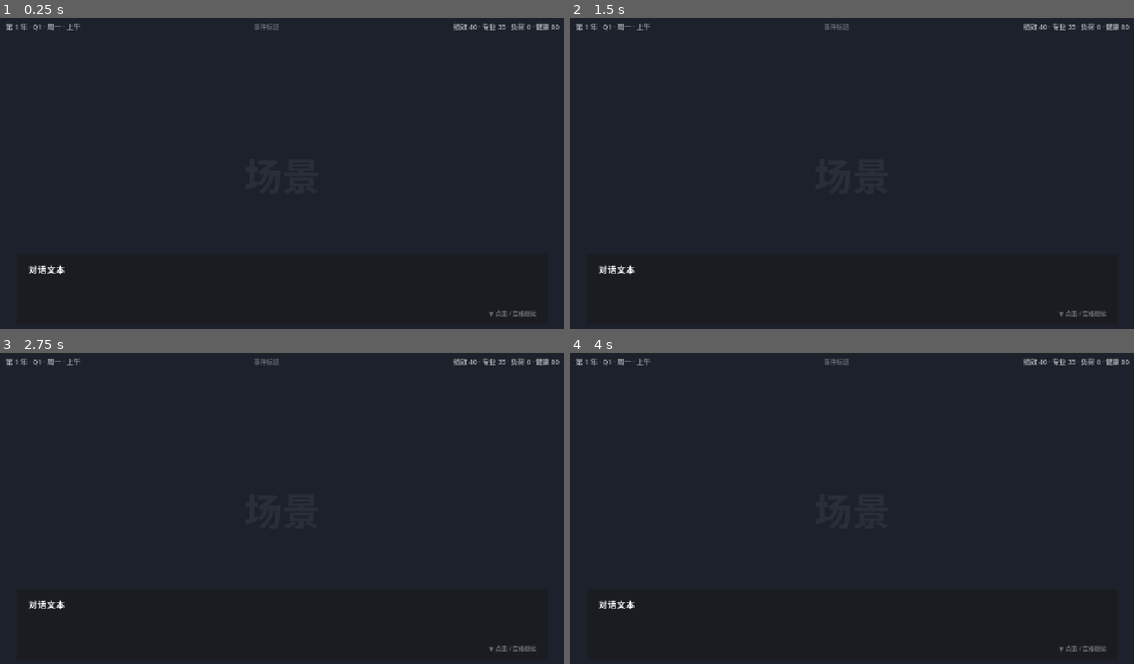
Above: before the commit, frames 1-4 (two rows, left to right).
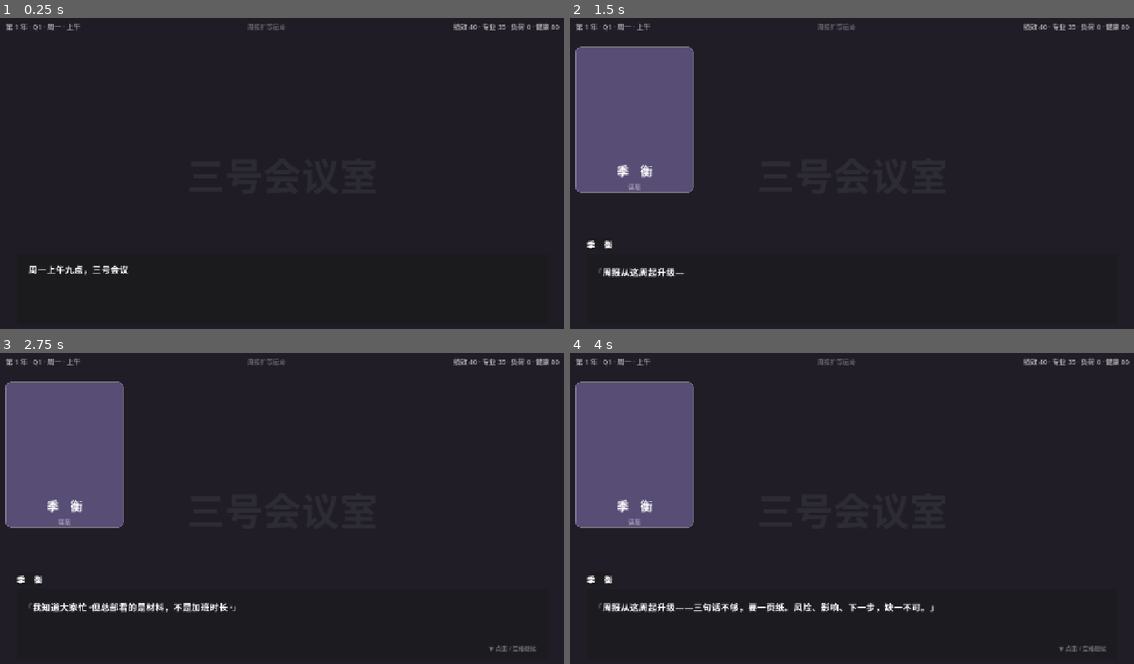
Above: after the commit, the same moments.

Repository: xiaobai-noon/attackBoss
Game: Godot game, scene res://scenes/dialogue_screen.tscn
Two runs of this game, one before a commit and one after it. Both use one fixed random seed, a clock stepped at 60 frames per second and the inputs below. This scene is started directly instead of the project's main scene.
Inputs (mouse positions are in pixels of both pictures, inside the frame that each line leads up to):
- Up to frame 1 (0.25 s): no input
- Up to frame 2 (1.5 s): tap Enter (ui_accept) at 0.5, 0.77, 1.25 s; move the mouse to (981, 157) at 0.52 s; tap R at 0.6 s; click (981, 157) at 0.67 s; move the mouse to (733, 189) at 1.27 s; tap 1 at 1.35 s; click (733, 189) at 1.42 s
- Up to frame 3 (2.75 s): tap Enter (ui_accept) at 1.52, 2 s; move the mouse to (338, 436) at 2.02 s; tap 9 at 2.1 s; click (338, 436) at 2.17 s
- Up to frame 4 (4 s): tap Enter (ui_accept) at 2.75, 3.02, 3.5, 3.77 s; move the mouse to (823, 573) at 2.77 s; tap R at 2.85 s; click (823, 573) at 2.92 s; move the mouse to (1026, 558) at 3.52 s; tap 1 at 3.6 s; click (1026, 558) at 3.67 s

The runs differ from the first frame. In frame 1, 0.4% of the frame differs, in the area x 5-96%, y 1-97%; in frame 2, 10%; in frame 3, 11%; in frame 4, 11%, in the area x 0-65%, y 1-84%.
Error before the commit: Parse Error: Cannot infer the type of "is_click" variable because the value doesn't have a set type. (res://scenes/dialogue_screen.gd:136)

Commit message:
fix(avg): unblock dialogue_screen parse and ShotDirector VideoStreamPlayer API
- Annotate is_click as bool and cast mouse event (GDScript inference)
- Use VideoStreamPlayer.is_playing() instead of removed .playing
- Add headless smoke for evt_01_weekly_report via DialogueEngine

Diff:
--- a/scenes/dialogue_screen.gd
+++ b/scenes/dialogue_screen.gd
@@ -133,8 +133,8 @@
 
 func _unhandled_input(event: InputEvent) -> void:
 	# 结算提示轻微闪烁结束后不拦截输入
-	var is_click := event is InputEventMouseButton \
-		and event.pressed and event.button_index == MOUSE_BUTTON_LEFT
+	var is_click: bool = event is InputEventMouseButton \
+		and (event as InputEventMouseButton).pressed and (event as InputEventMouseButton).button_index == MOUSE_BUTTON_LEFT
 
 	if event is InputEventKey and event.pressed and not event.echo:
 		var kc: Key = event.keycode
--- a/scripts/shot_director.gd
+++ b/scripts/shot_director.gd
@@ -263,7 +263,7 @@
 
 func stop() -> void:
 	_active = false
-	if _clip != null and _clip.playing:
+	if _clip != null and _clip.is_playing():
 		_clip.stop()
 
 
@@ -363,7 +363,7 @@
 
 	# 无视频（或视频还没做）→ 退回静态分层。这一步是整条流水线的保险丝：
 	# 视频层可以后期一条条补，补之前游戏完全可用。
-	if _clip.playing:
+	if _clip.is_playing():
 		_clip.stop()
 	_clip.visible = false
 
--- /dev/null
+++ b/tools/smoke_dialogue.gd
@@ -0,0 +1,132 @@
+extends SceneTree
+## Headless smoke: load evt_01_weekly_report via DialogueEngine and advance/choose to finished.
+## Usage: Godot --headless --path . --script res://tools/smoke_dialogue.gd
+
+const STORY_PATH := "res://data/story/evt_01_weekly_report.json"
+const MAX_ACTIONS := 200
+
+var _eng: DialogueEngine
+var _lines := 0
+var _choices := 0
+var _effects := 0
+var _shots := 0
+var _scenes := 0
+var _fail_msg := ""
+var _stats := {
+	"performance": 40,
+	"expertise": 35,
+	"influence": 20,
+	"reputation": 25,
+	"mind_load": 0,
+	"health": 80,
+	"resource": 3000,
+	"rank_index": 0,
+	"year": 1,
+}
+var _flags: Array = []
+var _favors := {
+	"shen_tinglan": 40,
+	"ji_heng": 35,
+	"you_wanxing": 40,
+	"tang_poxiao": 45,
+	"liang_xu": 40,
+}
+
+
+func _initialize() -> void:
+	print("[smoke] Dialogue AVG headless smoke starting...")
+	_eng = DialogueEngine.new()
+	_eng.stat_getter = Callable(self, "_read_stat")
+	_eng.flag_checker = Callable(self, "_check_flag")
+	_eng.effect_applier = Callable(self, "_apply_effects")
+
+	_eng.line_shown.connect(func(_s, _t, _e, _side): _lines += 1)
+	_eng.choices_offered.connect(func(_p, _o): _choices += 1)
+	_eng.effects_applied.connect(func(_sum): _effects += 1)
+	_eng.shot_requested.connect(func(_id, _p): _shots += 1)
+	_eng.scene_changed.connect(func(_sc, _sl): _scenes += 1)
+	_eng.finished.connect(func(_nid, meta):
+		print("[smoke] finished meta=%s" % str(meta))
+	)
+	_eng.faulted.connect(func(msg):
+		_fail_msg = msg
+		print("[smoke] FAULTED: %s" % msg)
+	)
+
+	var story := DialogueEngine.load_story(STORY_PATH)
+	if story.is_empty():
+		printerr("[smoke] FAIL: could not load %s" % STORY_PATH)
+		quit(2)
+		return
+	if not _eng.start(story):
+		printerr("[smoke] FAIL: start returned false / fault=%s" % _eng.fault_message)
+		quit(3)
+		return
+
+	var actions := 0
+	while actions < MAX_ACTIONS and not _eng.is_finished() and not _eng.has_faulted():
+		actions += 1
+		if _eng.is_waiting_line():
+			_eng.advance()
+		elif _eng.is_waiting_choice():
+			var n: int = _eng._pending_choices.size()
+			var pick := 1 if n > 1 else 0
+			print("[smoke] choose index=%d of %d" % [pick, n])
+			_eng.choose(pick)
+		else:
+			printerr("[smoke] FAIL: idle wait_state=%s current=%s" % [_eng.wait_state, _eng.current_id])
+			quit(4)
+			return
+
+	if _eng.has_faulted():
+		printerr("[smoke] FAIL: faulted after %d actions: %s" % [actions, _fail_msg])
+		quit(5)
+		return
+	if not _eng.is_finished():
+		printerr("[smoke] FAIL: not finished after %d actions (current=%s)" % [actions, _eng.current_id])
+		quit(6)
+		return
+
+	print("[smoke] PASS actions=%d lines=%d choices=%d effects=%d shots=%d scenes=%d" % [
+		actions, _lines, _choices, _effects, _shots, _scenes
+	])
+	print("[smoke] stub_stats perf=%d exp=%d mind=%d health=%d flags=%s" % [
+		int(_stats["performance"]), int(_stats["expertise"]),
+		int(_stats["mind_load"]), int(_stats["health"]), str(_flags)
+	])
+	quit(0)
+
+
+func _read_stat(key: String) -> int:
+	if key.begins_with("favor:"):
+		return int(_favors.get(key.substr(6), 40))
+	return int(_stats.get(key, 0))
+
+
+func _check_flag(flag: String) -> bool:
+	return _flags.has(flag)
+
+
+func _apply_effects(payload: Dictionary) -> Dictionary:
+	var deltas: Dictionary = payload.get("deltas", {})
+	for k in deltas.keys():
+		if _stats.has(k):
+			_stats[k] = int(_stats[k]) + int(deltas[k])
+	var npc_effects: Dictionary = payload.get("npc_effects", {})
+	for npc_id in npc_effects.keys():
+		var cur := int(_favors.get(npc_id, 40))
+		_favors[npc_id] = clampi(cur + int(npc_effects[npc_id]), 0, 100)
+	for flag in payload.get("flags_add", []):
+		var fs := str(flag)
+		if not _flags.has(fs):
+			_flags.append(fs)
+	for flag in payload.get("flags_remove", []):
+		var fr := str(flag)
+		if _flags.has(fr):
+			_flags.erase(fr)
+	return {
+		"deltas": deltas,
+		"npc_changes": npc_effects,
+		"flags": payload.get("flags_add", []),
+		"applied": true,
+	}
Not shown, added: scenes/dialogue_screen.gd.uid
Not shown, added: scripts/dialogue_engine.gd.uid
Not shown, added: scripts/shot_director.gd.uid
